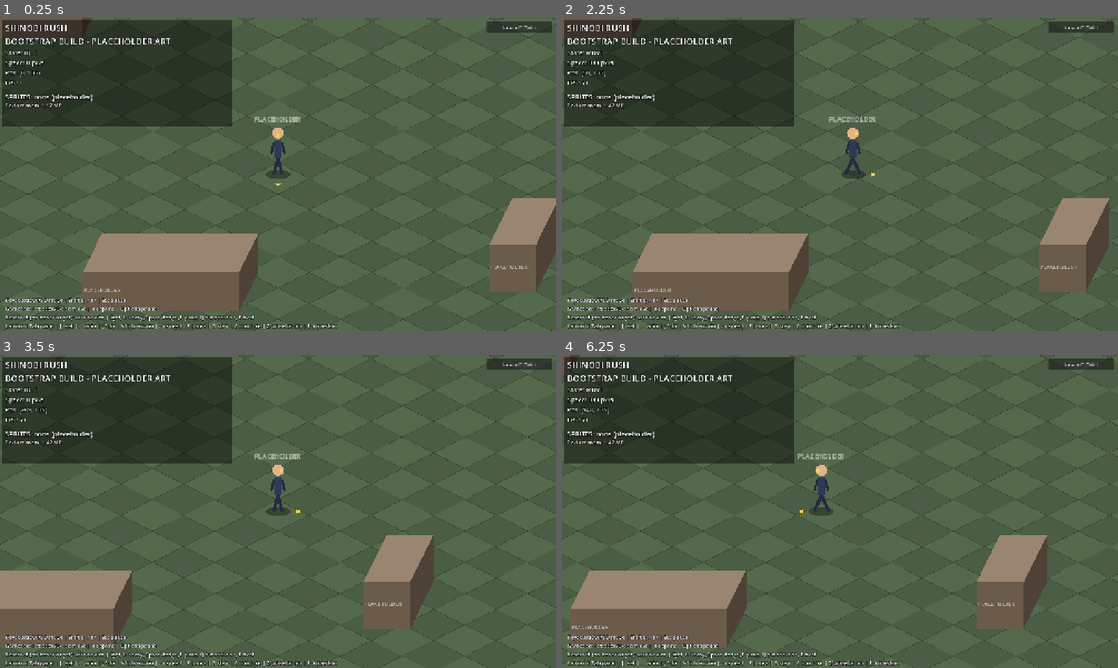
Above: before the commit, frames 1-4 (two rows, left to right).
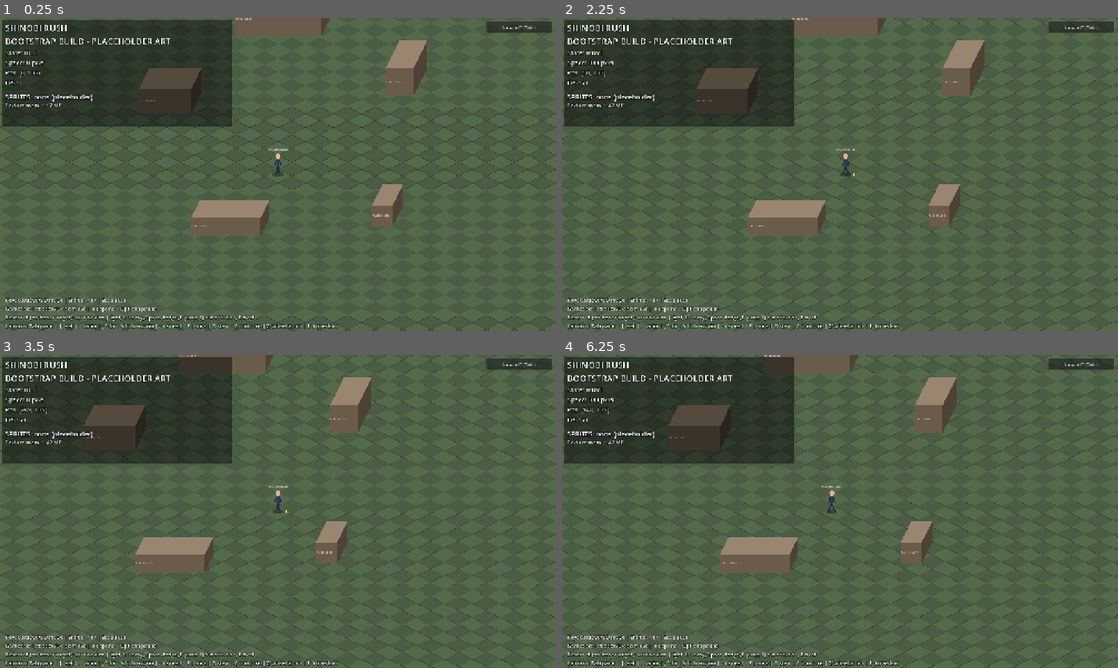
Above: after the commit, the same moments.

Repository: kiotdstudios/shinobi-rush
Game: Godot game, scene res://scenes/main.tscn
Same seed, same stepped clock (60 frames per second), same inputs: the game is played once before the commit and once after it.
Inputs (mouse positions are in pixels of both pictures, inside the frame that each line leads up to):
- Up to frame 1 (0.25 s): no input
- Up to frame 2 (2.25 s): click "Lab: off (Tab)" at 0.5 s; click "Lab: ON (Tab)" at 1.25 s; tap Enter at 2 s; move the mouse to (962, 158) at 2.02 s; hold D (move_right) from 2.03 s (still down); tap Down (aim_down) at 2.1 s; click (962, 158) at 2.17 s
- Up to frame 3 (3.5 s): tap F (jump) at 2.27, 3.02 s; move the mouse to (166, 527) at 2.77 s; release D (move_right) at 2.78 s; hold F7 (dbg_download_log) from 2.78 s (still down); tap Left (aim_left) at 2.85 s
- Up to frame 4 (6.25 s): move the mouse to (895, 442) at 3.52 s; release F7 (dbg_download_log) at 3.53 s; hold D (move_right) 3.53-4.28 s; tap Right (aim_right) at 3.6 s; move the mouse to (812, 574) at 4.27 s; hold = (dbg_speed_up) 4.28-5.03 s; tap Up (aim_up) at 4.35 s; click (812, 574) at 4.42 s; tap F (jump) at 4.52, 5.27, 6.02 s; move the mouse to (1006, 558) at 5.02 s; hold A (move_left) from 5.03 s (still down); tap K (attack_heavy) at 5.1 s; move the mouse to (673, 464) at 5.77 s; tap J (attack_light) at 5.85 s

The runs differ from the first frame. In frame 1, 15% of the frame differs, in the area x 0-100%, y 0-100%; in frame 2, 15%; in frame 3, 14%; in frame 4, 15%.

Commit message:
Restore pre-scale arena field of view with 2.25x inverse camera zoom

Diff:
--- a/scenes/player/player.tscn
+++ b/scenes/player/player.tscn
@@ -21,3 +21,4 @@
 script = ExtResource("2_vis")
 
 [node name="Camera2D" type="Camera2D" parent="."]
+zoom = Vector2(0.444444, 0.444444)
